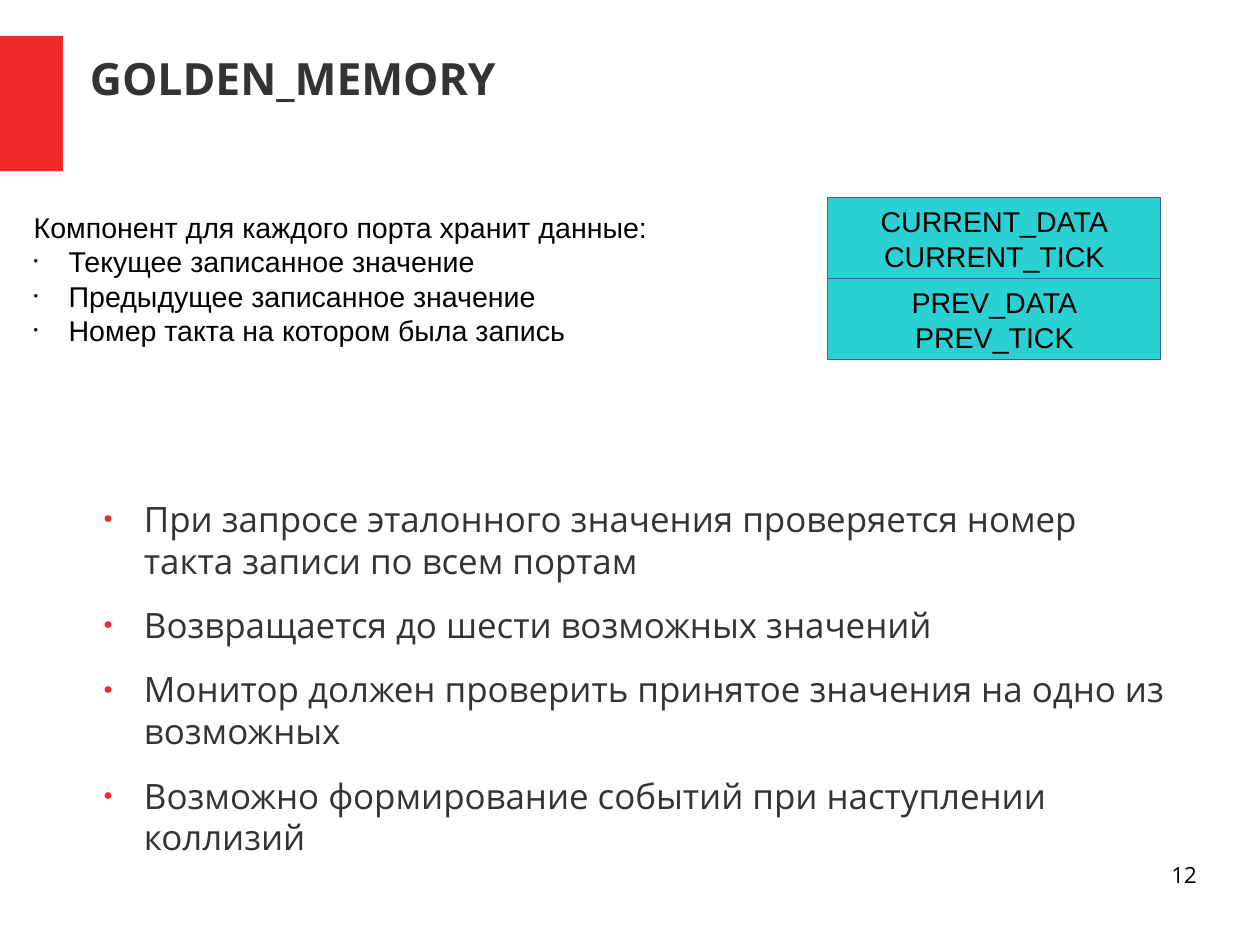
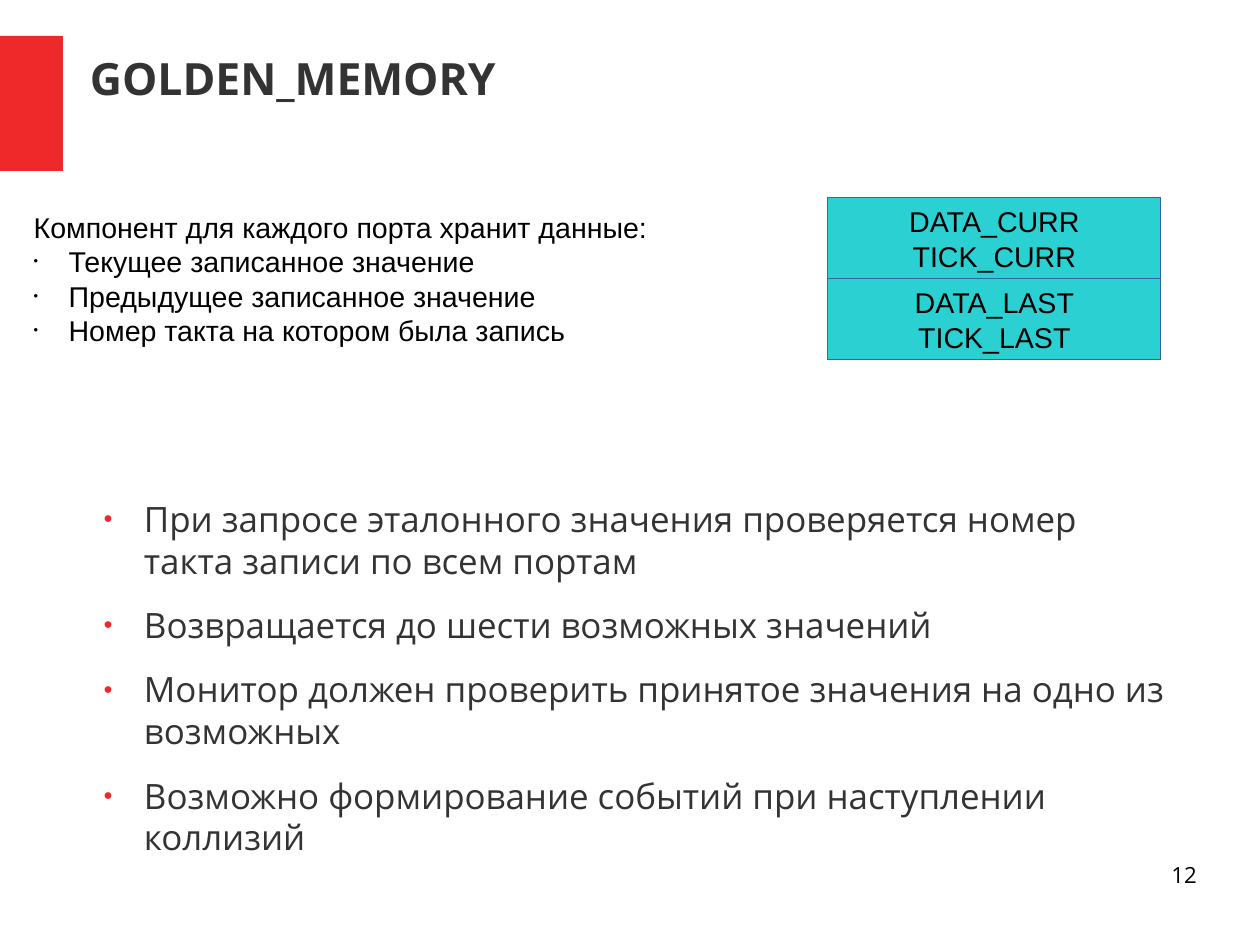
Before and after one commit to DigitalDesignSchool/2021dev, a slide deck: slide 12 of examples/2.1.4.1/doc/pr_2_1_4_1.odp. Drawn at 1260x945 pixels with LibreOffice and Linux fonts; fonts in the diff are those of the drawing. Boxes give left, top, right and bottom in pixels: in the first picture for what was removed or moved away, otherwise in the second. Text is boxed around its words. In the diff, an @@ line names an element or a change of style, - is before the commit and + after.

Commit message:
Исправлен multi_memory. Добавлены транзакции sync, q_end. Тест direct для чтения выполняется.

```diff
--- a/examples/2.1.4.1/doc/pr_2_1_4_1.odp
+++ b/examples/2.1.4.1/doc/pr_2_1_4_1.odp
@@ text in rectangle at (909,212,1079,272): text changed @@
-CURRENT_DATA
-CURRENT_TICK
+DATA_CURR
+TICK_CURR
@@ text in rectangle at (915,293,1074,353): text changed @@
-PREV_DATA
-PREV_TICK
+DATA_LAST
+TICK_LAST
```
Also in this commit, not shown: 7 other files.
